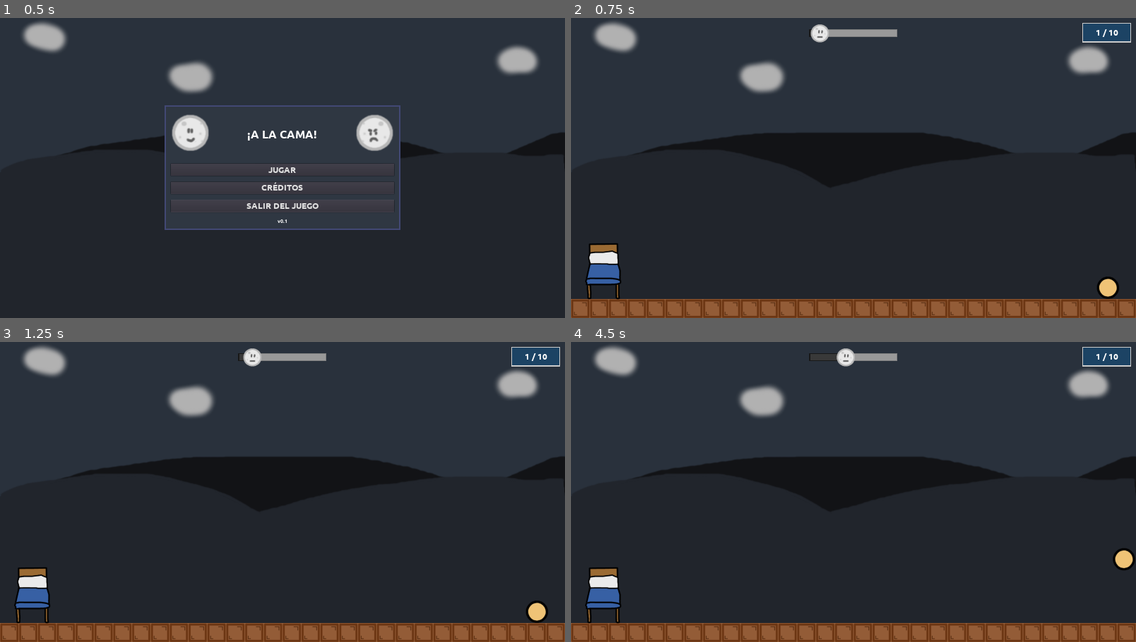
Above: before the commit, frames 1-4 (two rows, left to right).
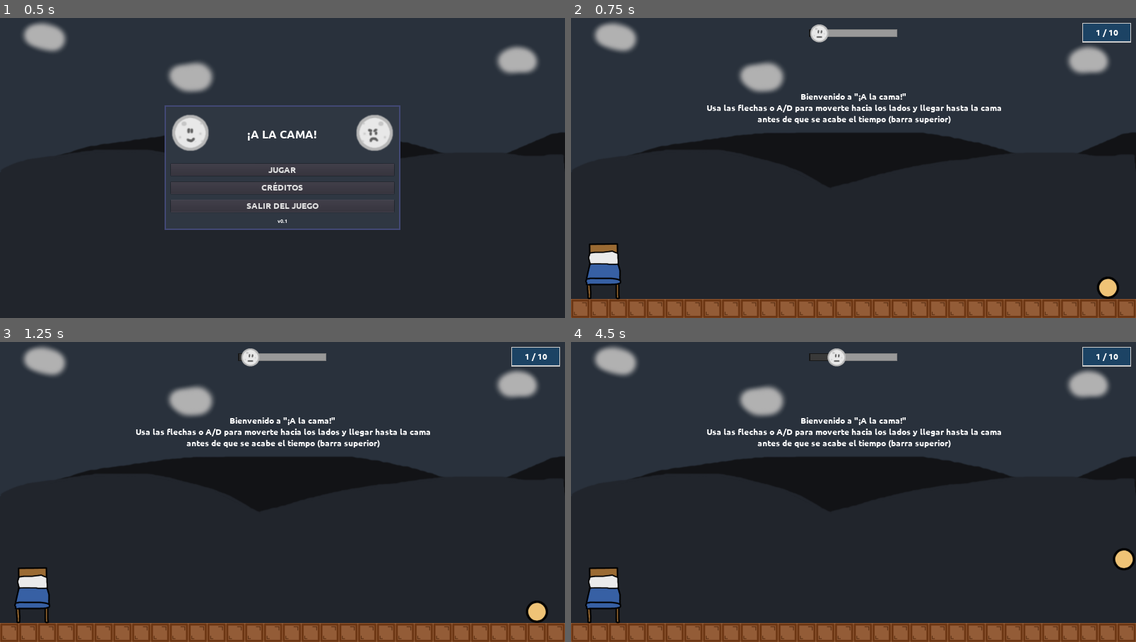
Above: after the commit, the same moments.

Repository: moisesjbc/a-la-cama
Game: Godot game, scene res://gui/menus/main_menu/main_menu.tscn
The game is run twice, just before and just after one commit, with the same random seed, the same clock (stepped at 60 frames per second) and the same inputs.
Inputs:
- Up to frame 1 (0.5 s): no input
- Up to frame 2 (0.75 s): click "JUGAR" at 0.5 s
- Up to frame 3 (1.25 s): no input
- Up to frame 4 (4.5 s): tap Enter at 1.25 s; hold D (ui_right) 1.28-2.78 s; tap Space at 1.52, 2.27, 3.77 s; hold A (ui_left) 2.78-3.53 s; hold D (ui_right) from 3.53 s (still down)

Frame 1 is identical in both runs. In frame 2, 1.2% of the frame differs, in the area x 24-77%, y 2-36%; in frame 3, 1.2%; in frame 4, 1.4%.

Commit message:
Add tutorial texts

Diff:
--- a/godot-project/gameplay/level/level.gd
+++ b/godot-project/gameplay/level/level.gd
@@ -1,7 +1,9 @@
-extends Node2D
+extends Node
 
 signal player_reached_bed
 export var enforced_alternative_scene_name: String = ""
+
+var current_level_index
 
 var n_levels = 10
 var alternative_defs = [
@@ -23,11 +25,16 @@
 	},
 	{
 		"scene_name": "a4",
-		"first_level": 6
+		"first_level": 5
 	}
 ]
 var valid_alternatives = []
 
+var tutorial_texts = {
+	"0": "Bienvenido a \"¡A la cama!\"\nUsa las flechas o A/D para moverte hacia los lados y llegar hasta la cama\nantes de que se acabe el tiempo (barra superior)",
+	"1": "Parece que aquí CAE LA NOCHE literalmente.\nEn fin, esos pinchos parecen peligrosos. Pulsa ESPACIO para saltar",
+	"5": "Toca la plataforma para invertir la gravedad.\n¡Cuidado con salir volando!"
+}
 
 func update_valid_alternatives(current_level_index):
 	while len(alternative_defs) and (current_level_index >= alternative_defs[0]["first_level"]):
@@ -52,6 +59,7 @@
 
 
 func start(current_level_index):
+	self.current_level_index = current_level_index
 	$fixed_elements/bed.visible = true
 	var fixed_elements_scale: int = 1
 	if current_level_index % 2 == 1:
@@ -65,3 +73,14 @@
 	$fixed_elements.scale.x = fixed_elements_scale
 	for level_section in $level_sections.get_children():
 		level_section.load_section(valid_alternatives, current_level_index, fixed_elements_scale)
+
+func restart(current_level_index):
+	var tutorial_text = tutorial_texts.get(str(current_level_index))
+	if tutorial_text != null:
+		$center_container/tutorial_label.visible = true
+		$center_container/tutorial_label.text = tutorial_text
+	else:
+		$center_container/tutorial_label.visible = false
+
+func contains_tutorial():
+	return tutorial_texts.get(str(current_level_index))
--- a/godot-project/gameplay/level/level.tscn
+++ b/godot-project/gameplay/level/level.tscn
@@ -1,16 +1,32 @@
-[gd_scene load_steps=7 format=2]
+[gd_scene load_steps=8 format=2]
 
 [ext_resource path="res://gameplay/floor/floor.tscn" type="PackedScene" id=1]
 [ext_resource path="res://gameplay/level/bed.png" type="Texture" id=2]
 [ext_resource path="res://gameplay/level/level.gd" type="Script" id=3]
 [ext_resource path="res://gameplay/level_section/level_section.tscn" type="PackedScene" id=4]
 [ext_resource path="res://gameplay/level/bed_reached.wav" type="AudioStream" id=5]
+[ext_resource path="res://fonts/body_font.tres" type="DynamicFont" id=6]
 
 [sub_resource type="RectangleShape2D" id=1]
 extents = Vector2( 61, 95.5 )
 
-[node name="level" type="Node2D"]
+[node name="level" type="Node"]
 script = ExtResource( 3 )
+
+[node name="center_container" type="CenterContainer" parent="."]
+anchor_right = 1.0
+margin_bottom = 614.0
+
+[node name="tutorial_label" type="Label" parent="center_container"]
+margin_left = 760.0
+margin_top = 207.0
+margin_right = 1160.0
+margin_bottom = 407.0
+rect_min_size = Vector2( 400, 200 )
+custom_fonts/font = ExtResource( 6 )
+text = "FFF"
+align = 1
+valign = 1
 
 [node name="floor" parent="." instance=ExtResource( 1 )]
 tile_data = PoolIntArray( 983040, 0, 0, 983041, 0, 0, 983042, 0, 0, 983043, 0, 0, 983044, 0, 0, 983045, 0, 0, 983046, 0 …(327 unchanged characters)…
--- a/godot-project/gameplay/main/main.gd
+++ b/godot-project/gameplay/main/main.gd
@@ -38,8 +38,12 @@
 	$moon.restart()
 	if is_different_level:
 		$level.start(current_level_index)
+	$level.restart(current_level_index)
 	$player.global_position = $level.get_player_spawn_position()
-	$background_gui/time_counter.start(10)
+	var level_time = 15
+	if $level.contains_tutorial():
+		level_time = 30
+	$background_gui/time_counter.start(level_time)
 
 
 func restart_game():
